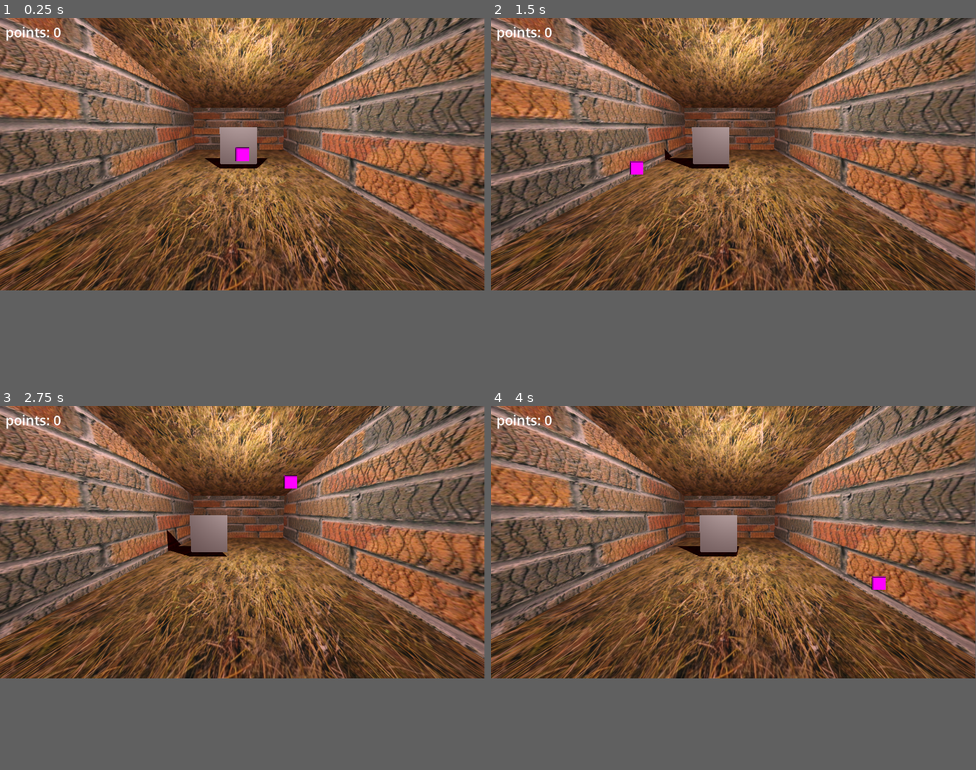
Above: before the commit, frames 1-4 (two rows, left to right).
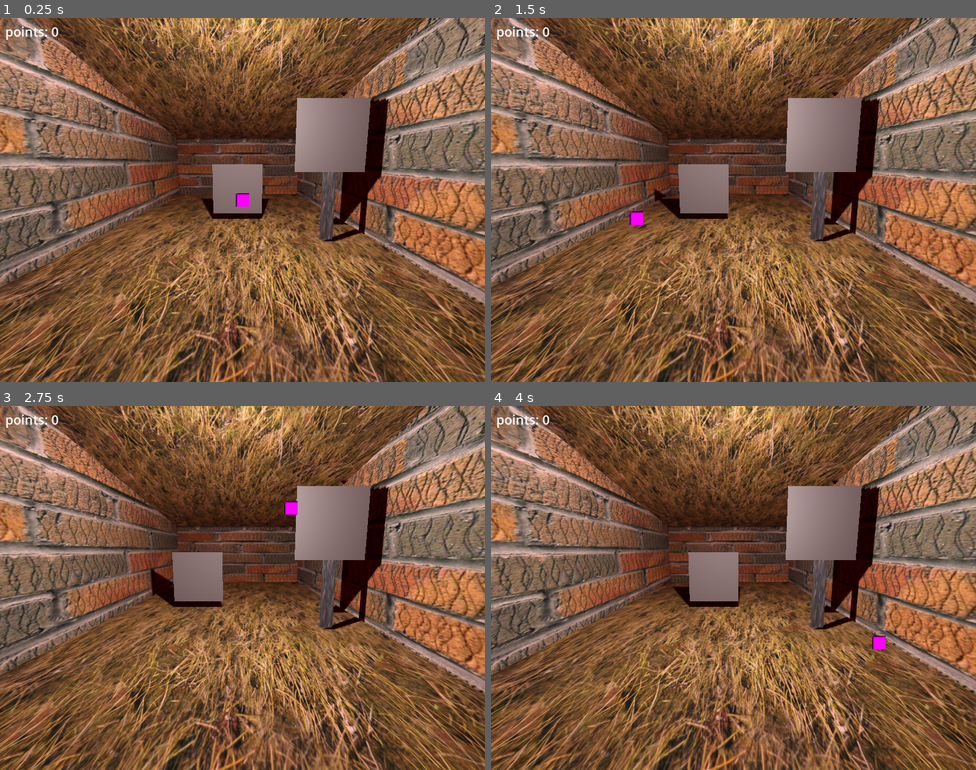
Above: after the commit, the same moments.

Repository: h4ilst0rm/shooting-gallery
Game: Godot game, scene res://game.tscn
The game is run twice, just before and just after one commit, with the same random seed, the same clock (stepped at 60 frames per second) and the same inputs.
Inputs (mouse positions are in pixels of both pictures, inside the frame that each line leads up to):
- Up to frame 1 (0.25 s): no input
- Up to frame 2 (1.5 s): move the mouse to (840, 141) at 0.52 s; click (840, 141) at 0.6 s; move the mouse to (636, 167) at 1.27 s; click (636, 167) at 1.35 s
- Up to frame 3 (2.75 s): move the mouse to (291, 482) at 2.02 s; click (291, 482) at 2.1 s
- Up to frame 4 (4 s): move the mouse to (709, 595) at 2.77 s; click (709, 595) at 2.85 s; move the mouse to (879, 584) at 3.52 s; click (879, 584) at 3.6 s
In our replay, the window is 799x449 before the commit and 800x600 after it. These sizes can differ from the game's own. Grey fills any space a smaller window leaves; there, only what the larger window draws over its background counts as a difference.

The runs differ from the first frame. In frame 1, 77% of the frame differs, in the area x 0-100%, y 0-100%; in frame 2, 77%; in frame 3, 77%; in frame 4, 77%.

Commit message:
separate target

Diff:
--- a/game.tscn
+++ b/game.tscn
@@ -4,6 +4,7 @@
 [ext_resource type="Texture2D" uid="uid://drircdhf31mco" path="res://005.png" id="2_fc0e3"]
 [ext_resource type="Texture2D" uid="uid://b4wu5m37dmiai" path="res://038.png" id="3_7jktm"]
 [ext_resource type="Script" uid="uid://b6471kmt3xbj4" path="res://target.gd" id="4_fc0e3"]
+[ext_resource type="PackedScene" uid="uid://c6tt5ahixx0yr" path="res://target.tscn" id="5_7jktm"]
 
 [sub_resource type="Environment" id="Environment_28aoi"]
 ambient_light_source = 2
@@ -92,7 +93,7 @@
 environment = SubResource("Environment_28aoi")
 
 [node name="OmniLight3D" type="OmniLight3D" parent="." unique_id=1268626648]
-transform = Transform3D(1, 0, 0, 0, 1, 0, 0, 0, 1, 0, 1.8319175, -3.5292406)
+transform = Transform3D(1, 0, 0, 0, 1, 0, 0, 0, 1, 0, 1.8319175, -2.4633355)
 light_size = 0.2
 shadow_enabled = true
 omni_range = 10.0
@@ -150,3 +151,6 @@
 
 [node name="Mesh" type="MeshInstance3D" parent="Target" unique_id=1134388603]
 mesh = SubResource("QuadMesh_7jktm")
+
+[node name="Target2" parent="." unique_id=931664174 instance=ExtResource("5_7jktm")]
+transform = Transform3D(1, 0, 0, 0, 1, 0, 0, 0, 1, 1.2424314, 0, -3.3983846)
--- a/project.godot
+++ b/project.godot
@@ -14,6 +14,11 @@
 run/main_scene="uid://bgde0t6lpaih2"
 config/features=PackedStringArray("4.6", "GL Compatibility")
 config/icon="res://icon.svg"
+
+[display]
+
+window/size/viewport_width=1200
+window/size/viewport_height=900
 
 [input]
 
--- a/target.gd
+++ b/target.gd
@@ -1,4 +1,4 @@
-extends Area3D
+extends Node3D
 
 @onready var animation_player: AnimationPlayer = $AnimationPlayer
 
--- /dev/null
+++ b/target.tscn
@@ -0,0 +1,92 @@
+[gd_scene format=3 uid="uid://c6tt5ahixx0yr"]
+
+[ext_resource type="Texture2D" uid="uid://brqssfr4pjvhs" path="res://035.png" id="1_e1yvt"]
+[ext_resource type="Script" uid="uid://b6471kmt3xbj4" path="res://target.gd" id="1_t2jmu"]
+
+[sub_resource type="StandardMaterial3D" id="StandardMaterial3D_5ebp1"]
+albedo_texture = ExtResource("1_e1yvt")
+
+[sub_resource type="QuadMesh" id="QuadMesh_7jktm"]
+size = Vector2(0.2, 1)
+
+[sub_resource type="QuadMesh" id="QuadMesh_uqips"]
+
+[sub_resource type="BoxShape3D" id="BoxShape3D_e1yvt"]
+size = Vector3(1, 1, 0.1)
+
+[sub_resource type="Animation" id="Animation_5ebp1"]
+length = 0.001
+tracks/0/type = "value"
+tracks/0/imported = false
+tracks/0/enabled = true
+tracks/0/path = NodePath("Pivot:rotation:x")
+tracks/0/interp = 1
+tracks/0/loop_wrap = true
+tracks/0/keys = {
+"times": PackedFloat32Array(0),
+"transitions": PackedFloat32Array(1),
+"update": 1,
+"values": [0.0]
+}
+
+[sub_resource type="Animation" id="Animation_e1yvt"]
+resource_name = "fall"
+length = 0.5
+tracks/0/type = "value"
+tracks/0/imported = false
+tracks/0/enabled = true
+tracks/0/path = NodePath("Pivot:rotation:x")
+tracks/0/interp = 1
+tracks/0/loop_wrap = true
+tracks/0/keys = {
+"times": PackedFloat32Array(0, 0.5),
+"transitions": PackedFloat32Array(1, 1),
+"update": 0,
+"values": [0.0, -1.5]
+}
+
+[sub_resource type="Animation" id="Animation_uqips"]
+resource_name = "rise"
+length = 0.5
+loop_mode = 1
+tracks/0/type = "value"
+tracks/0/imported = false
+tracks/0/enabled = true
+tracks/0/path = NodePath("Pivot:rotation:x")
+tracks/0/interp = 1
+tracks/0/loop_wrap = true
+tracks/0/keys = {
+"times": PackedFloat32Array(0, 0.5),
+"transitions": PackedFloat32Array(1, 1),
+"update": 1,
+"values": [-1.5, 0.0]
+}
+
+[sub_resource type="AnimationLibrary" id="AnimationLibrary_5ebp1"]
+_data = {
+&"RESET": SubResource("Animation_5ebp1"),
+&"fall": SubResource("Animation_e1yvt"),
+&"rise": SubResource("Animation_uqips")
+}
+
+[node name="Target" type="Marker3D" unique_id=931664174]
+script = ExtResource("1_t2jmu")
+
+[node name="Pivot" type="Node3D" parent="." unique_id=1539343353]
+
+[node name="Board" type="MeshInstance3D" parent="Pivot" unique_id=371705131]
+transform = Transform3D(1, 0, 0, 0, 1, 0, 0, 0, 1, 0, 0.5, 0)
+material_override = SubResource("StandardMaterial3D_5ebp1")
+mesh = SubResource("QuadMesh_7jktm")
+
+[node name="Mask" type="MeshInstance3D" parent="Pivot" unique_id=2142809709]
+transform = Transform3D(1, 0, 0, 0, 1, 0, 0, 0, 1, 0, 1.5, 0)
+mesh = SubResource("QuadMesh_uqips")
+
+[node name="Aread3D" type="Area3D" parent="Pivot/Mask" unique_id=1916572233]
+
+[node name="CollisionShape3D" type="CollisionShape3D" parent="Pivot/Mask/Aread3D" unique_id=2062871313]
+shape = SubResource("BoxShape3D_e1yvt")
+
+[node name="AnimationPlayer" type="AnimationPlayer" parent="." unique_id=1797411699]
+libraries/ = SubResource("AnimationLibrary_5ebp1")
Not shown, added: credits.txt
Not shown, added: export/gitkeep
